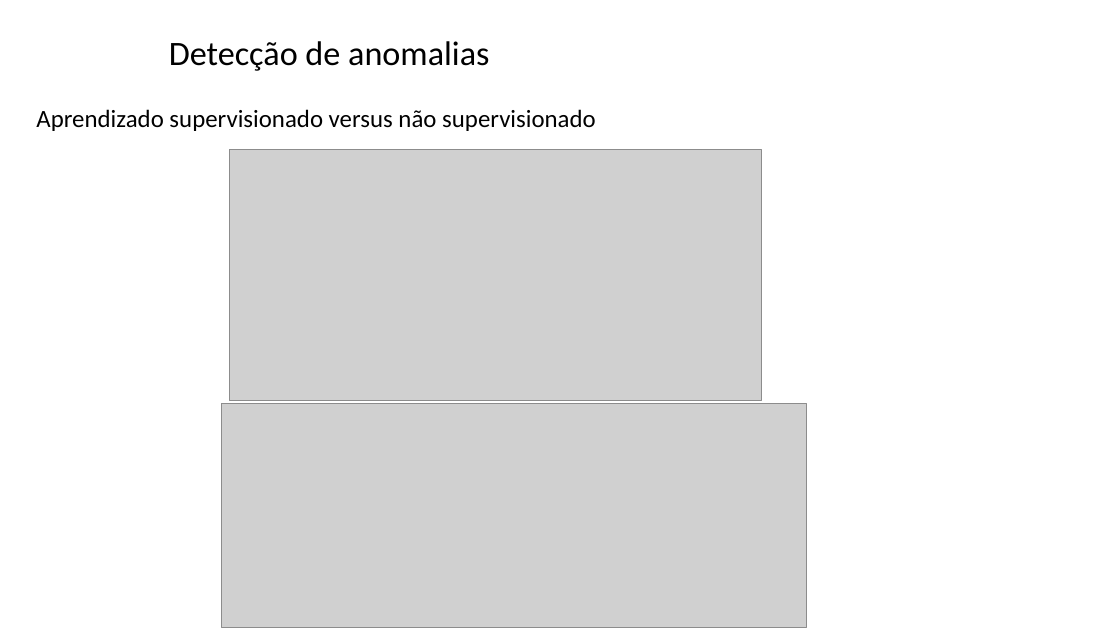
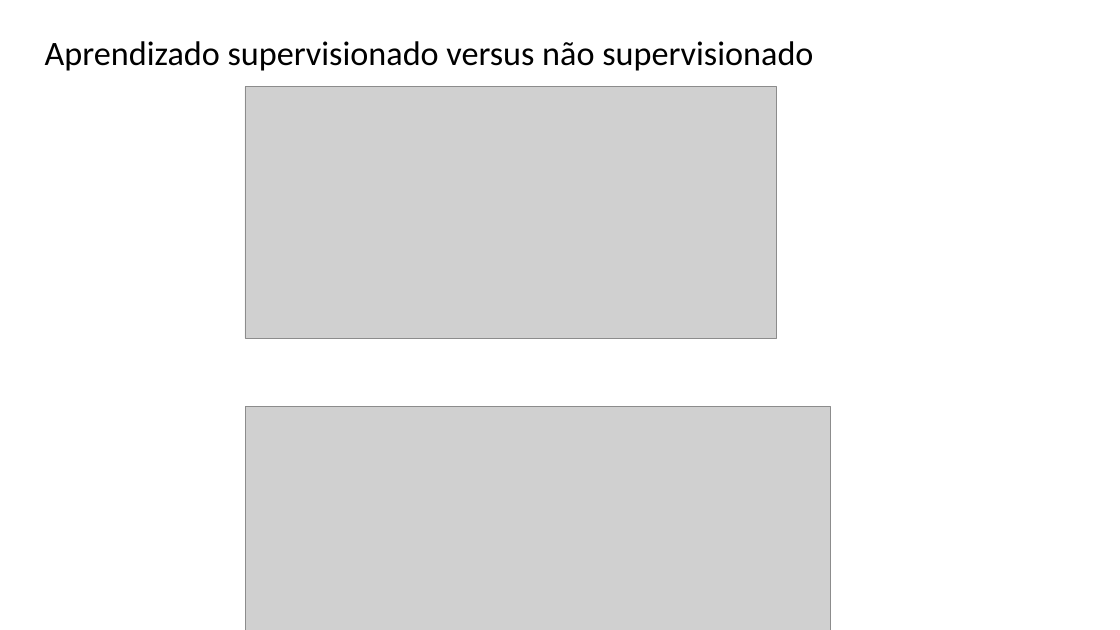
Before and after one commit to zz4fap/tp557-iot-ml, a slide deck: slide 3 of slides/TP557_16_detecção_de_anomalias.pptx (slide 7 before the commit). Drawn at 1120x630 pixels with LibreOffice and Linux fonts; fonts in the diff are those of the drawing; grey boxes stand for pictures; background and template pictures are left out. Boxes give left, top, right and bottom in pixels: in the first picture for what was removed or moved away, otherwise in the second. Text is boxed around its words. In the diff, an @@ line names an element or a change of style, - is before the commit and + after.

```diff
--- a/slides/TP557_16_detecção_de_anomalias.pptx
+++ b/slides/TP557_16_detecção_de_anomalias.pptx
@@ title at (x1=45, y1=41, x2=813, y2=71): text changed @@
-Detecção de anomalias
+Aprendizado supervisionado versus não supervisionado
@@ picture moved from (x1=229, y1=150, x2=761, y2=401) to (x1=245, y1=87, x2=777, y2=338) @@
@@ text removed at (x1=36, y1=109, x2=596, y2=131) @@
-Aprendizado supervisionado versus não supervisionado
@@ picture moved from (x1=222, y1=403, x2=807, y2=627) to (x1=245, y1=407, x2=831, y2=630) @@
```
Also in this commit, not shown: 4 other slides changed, 9 slides added, 1 slide removed.
